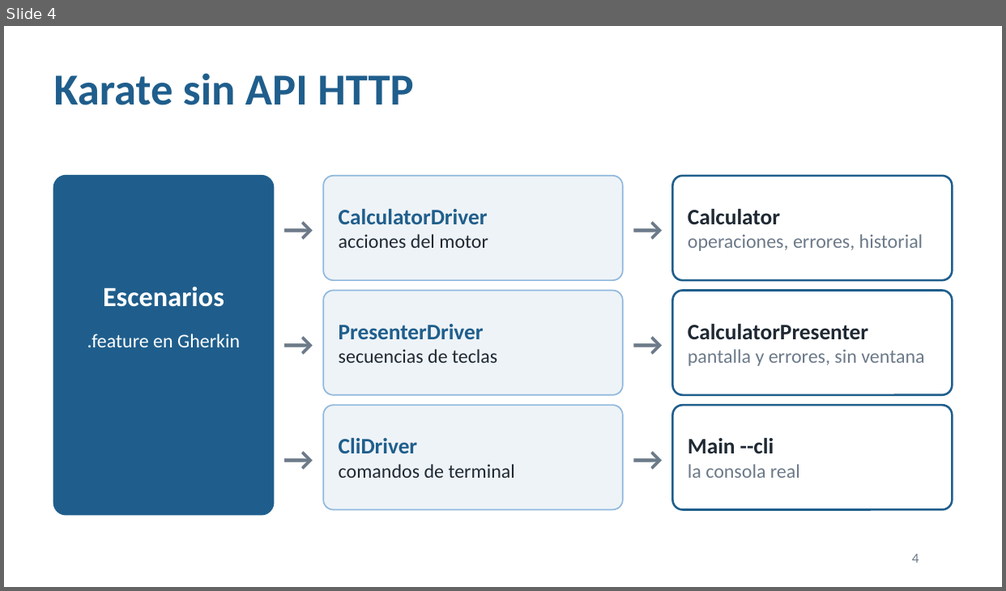
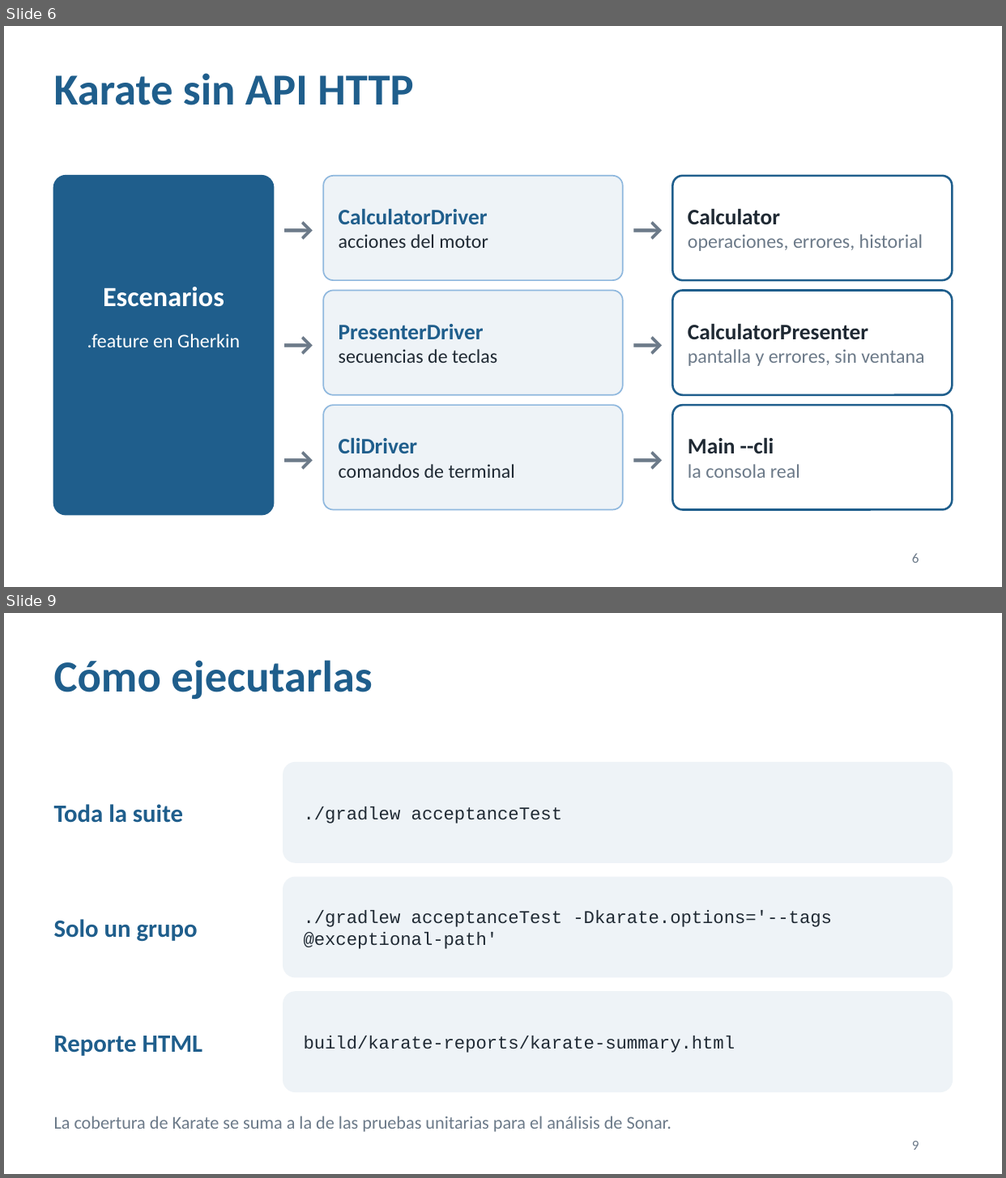
Before and after one commit to carolinacardonaUdeA/calidad-software, a slide deck: docs/Presentacion_Calidad_Calculadora.pptx. Shown one above the other, each under a label of ours: slide 4 before the commit, slides 6 and 9 after it; the slides between them are not shown. The pictures are 1006x591 and 1006x1178 pixels, drawn with LibreOffice and Linux fonts; fonts in the diff are those of the drawing. Boxes give left, top, right and bottom in pixels: in the first picture for what was removed or moved away, otherwise in the second. Text is boxed around its words. In the diff, an @@ line names an element or a change of style, - is before the commit and + after.

Commit message:
configuracion sonar

```diff
--- a/docs/Presentacion_Calidad_Calculadora.pptx
+++ b/docs/Presentacion_Calidad_Calculadora.pptx
@@ slide 9 added at (4,613,1002,1174), background #FFFFFF @@
@@ title added at (54,660,372,700), 32 pt, text #1F5E8C, bold @@
+Cómo ejecutarlas
@@ rounded rectangle added at (283,763,952,862), fill #EEF3F7, outline #EEF3F7 1 pt @@
@@ text added at (54,804,183,823), 18 pt, text #1F5E8C, bold @@
+Toda la suite
@@ text added at (304,807,562,824), 13 pt, text #1F2933 @@
+./gradlew acceptanceTest
@@ rounded rectangle added at (283,877,952,977), fill #EEF3F7, outline #EEF3F7 1 pt @@
@@ text added at (54,919,198,942), 18 pt, text #1F5E8C, bold @@
+Solo un grupo
@@ text added at (304,910,832,949), 13 pt, text #1F2933 @@
+./gradlew acceptanceTest -Dkarate.options='--tags @exceptional-path'
@@ rounded rectangle added at (283,992,952,1092), fill #EEF3F7, outline #EEF3F7 1 pt @@
@@ text added at (54,1036,203,1056), 18 pt, text #1F5E8C, bold @@
+Reporte HTML
@@ text added at (304,1036,735,1053), 13 pt, text #1F2933 @@
+build/karate-reports/karate-summary.html
@@ text added at (54,1116,671,1132), 13 pt, text #6C7A89 @@
+La cobertura de Karate se suma a la de las pruebas unitarias para el análisis de Sonar.
@@ page number added at (912,1141,919,1150), 10 pt, text #6C7A89 @@
+9
@@ what was slide 4 is now slide 6 @@
@@ page number at (912,553,919,563): text changed @@
-4
+6
```
Also in this commit, not shown: 8 slides changed, 6 other slides added, 1 slide removed, 7 other files.
